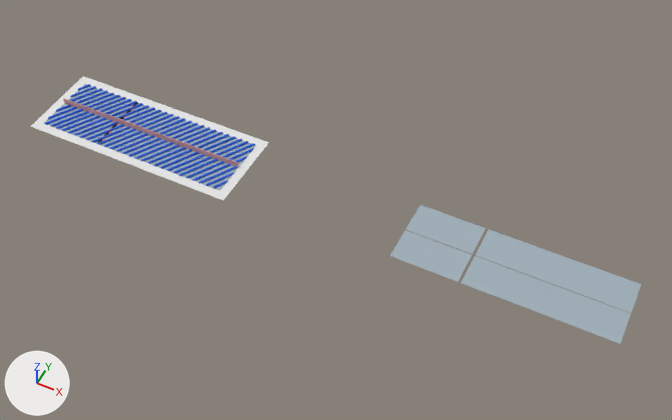
Two versions of the glTF model react-three-fiber-practice/public/3d-models/buildingc-v2/buildingc.gltf, one commit apart.
The view is the same before and after, from a 50 mm camera at (149.7, -127.3, 168.1) aimed at (81.8, 8.6, -1.8). Every picture has the same lights, and +X, +Y and +Z are marked at lower left. Where no turn or scale is listed for an object, it has been applied to the vertices.

In view in the first picture: 'Storage Floor', 'division-line', 'forklift-road'.
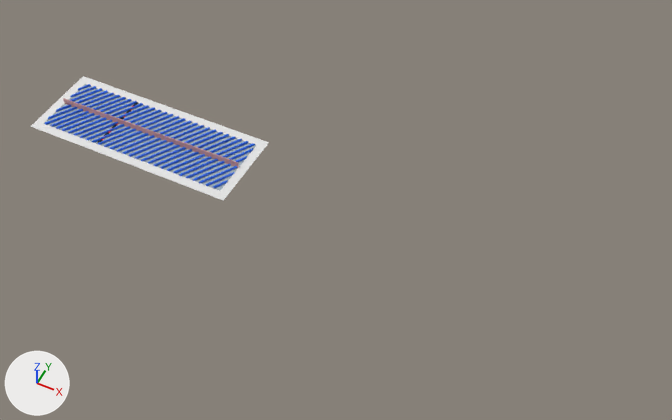
Where the newer file only moved an object's origin or applied its transform, the numbers keep the older frame.

Pixel boxes [x1, y1, x2, y2] of what changed, in the pictures (672 x 420 px):
'Storage Floor', moved (not visible afterwards)
    before: [390, 205, 641, 344]

Edits to the bpy script that builds the scene:
```text
Change ob_storage_floor:
    ob_storage_floor.location: (118.3, 13.5, 0.0) -> (18.3, 13.5, -0.1)
```
